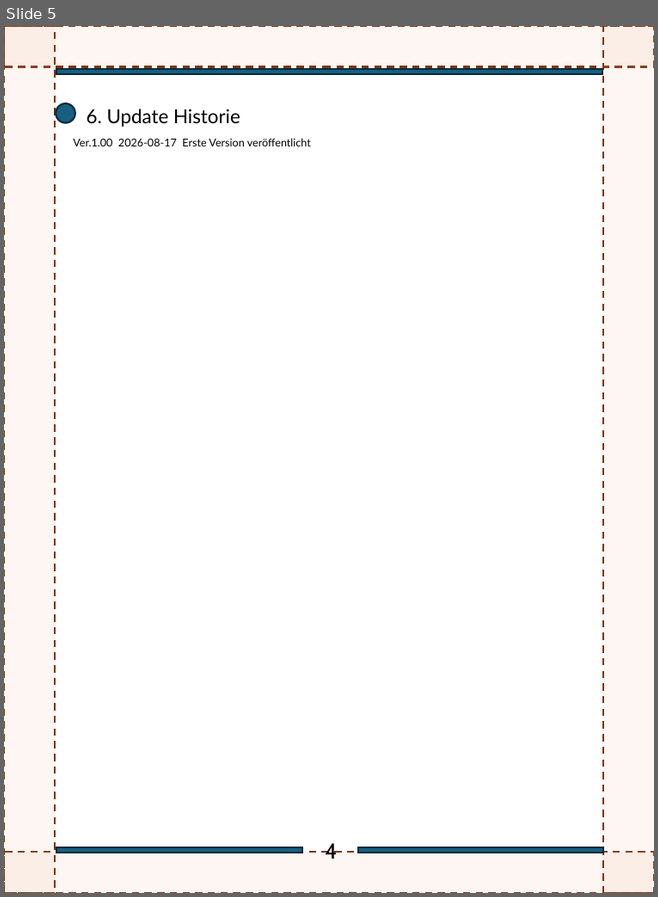
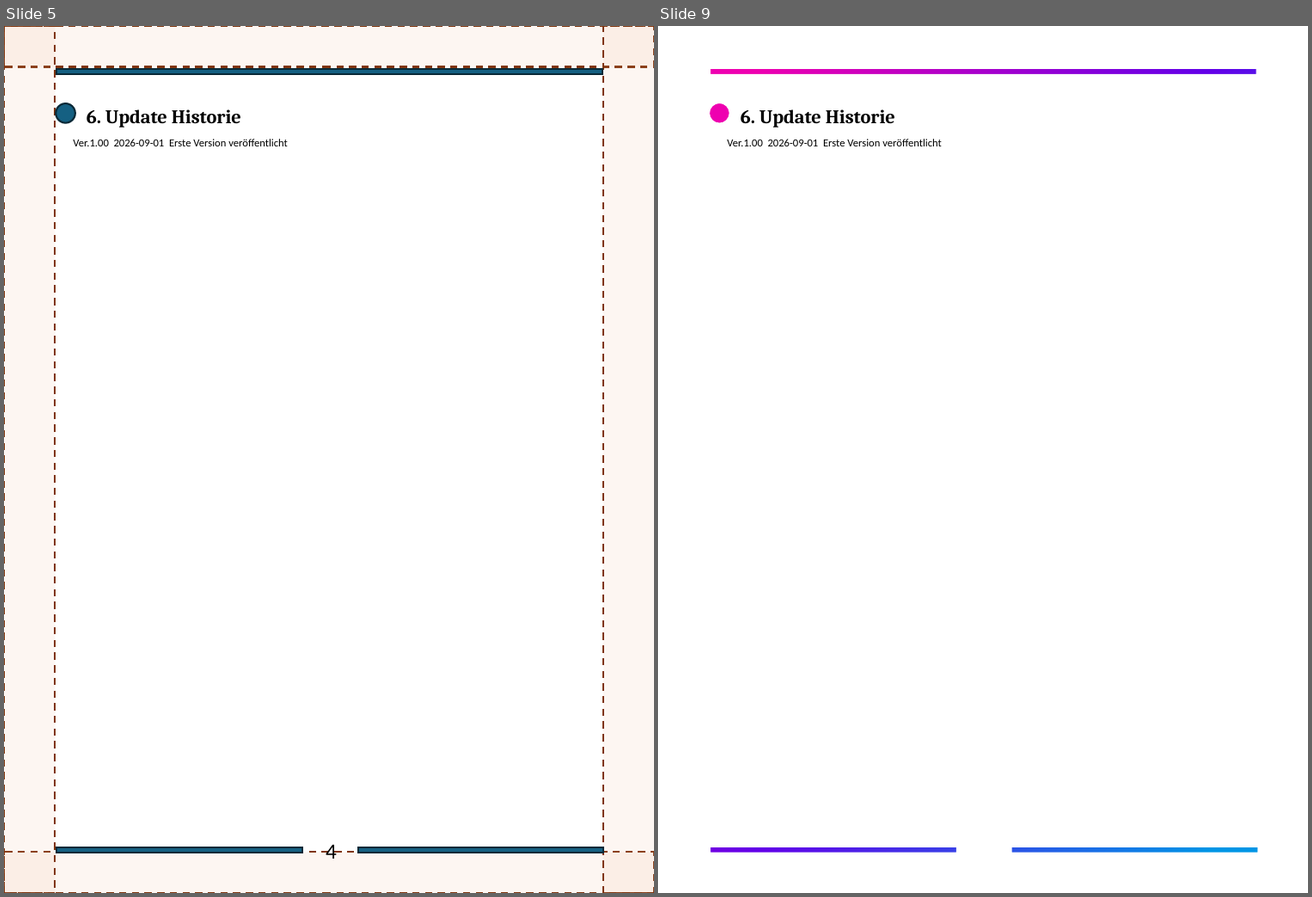
Before and after one commit to FlexChromaHQ/FlexChroma, a slide deck: Documents/Original/FlexChroma_Tour_Guide_DE.pptx. Shown side by side, each under a label of ours: slide 5 before the commit, slides 5 and 9 after it; the slides between them are not shown. The pictures are 658x897 and 1312x897 pixels, drawn with LibreOffice and Linux fonts; fonts in the diff are those of the drawing. Boxes give left, top, right and bottom in pixels: in the first picture for what was removed or moved away, otherwise in the second. Text is boxed around its words. In the diff, an @@ line names an element or a change of style, - is before the commit and + after.

```diff
--- a/Documents/Original/FlexChroma_Tour_Guide_DE.pptx
+++ b/Documents/Original/FlexChroma_Tour_Guide_DE.pptx
@@ slide 9 added at box(658, 26, 1308, 893), background #FFFFFF @@
@@ freeform shape added at box(660, 27, 1308, 893), fill #FFFFFF @@
@@ rectangle added at box(663, 30, 1307, 889), fill gradient #EE00B0 to #6200E8 to #0095E5 @@
@@ text added at box(741, 109, 895, 127), 16 pt, text #000000, bold @@
+6. Update Historie
@@ text added at box(727, 139, 942, 146), 9 pt, text #000000 @@
+Ver.1.00 2026-09-01 Erste Version veröffentlicht
@@ slide 5 changed as well @@
@@ text "6. Update Historie" at box(87, 109, 241, 127): font Lato to Cambria, bold on @@
@@ text at box(73, 139, 288, 146): text changed; font Lato to Calibri @@
-Ver.1.00 2026-08-17 Erste Version veröffentlicht
+Ver.1.00 2026-09-01 Erste Version veröffentlicht
@@ text "4" at box(326, 844, 337, 858): font Cabin to Calibri @@
```
Also in this commit, not shown: 4 other slides changed, 3 other slides added, 4 other files.
